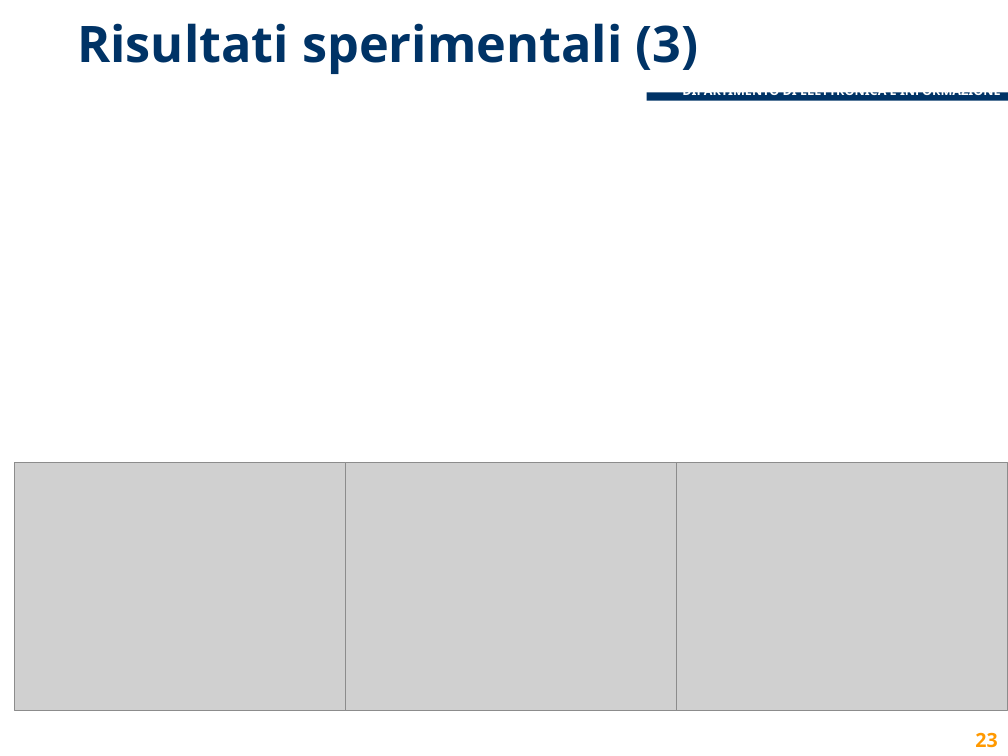
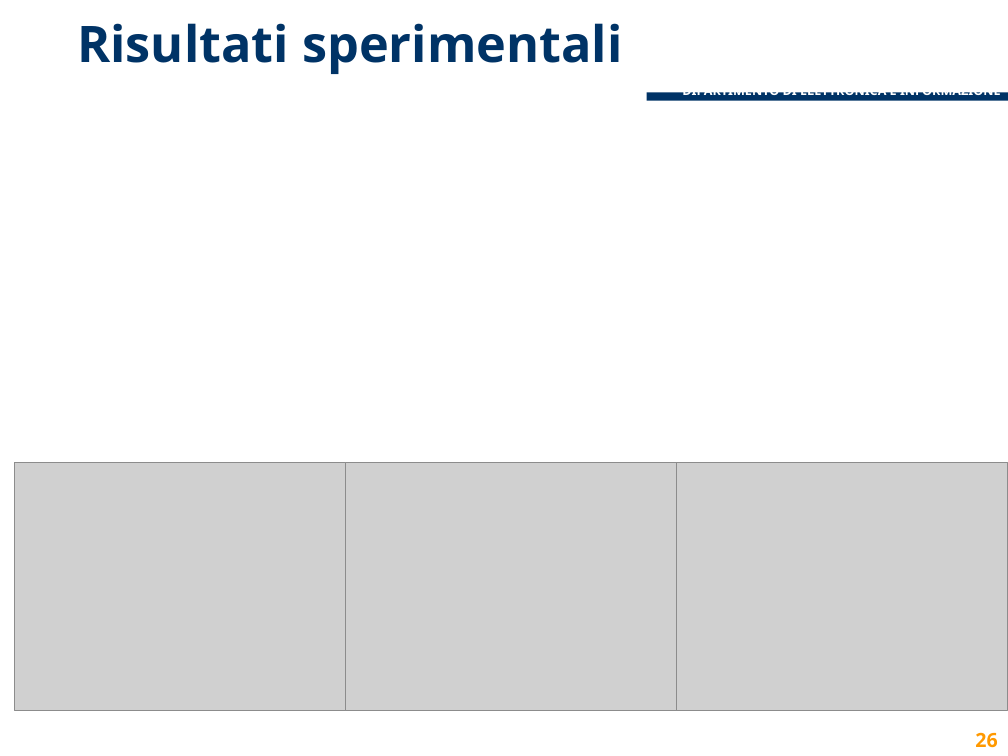
Before and after one commit to lcavagnispolimi/thesis_latex, a slide deck: slide 26 of presentazione_discussione.pptx (slide 23 before the commit). Drawn at 1008x756 pixels with LibreOffice and Linux fonts; fonts in the diff are those of the drawing; grey boxes stand for pictures; background and template pictures are left out. Boxes give left, top, right and bottom in pixels: in the first picture for what was removed or moved away, otherwise in the second. Text is boxed around its words. In the diff, an @@ line names an element or a change of style, - is before the commit and + after.

```diff
--- a/presentazione_discussione.pptx
+++ b/presentazione_discussione.pptx
@@ title at (77, 23, 622, 74): text changed @@
-Risultati sperimentali (3)
+Risultati sperimentali
@@ page number at (975, 732, 997, 748): text changed @@
-23
+26
```
Also in this commit, not shown: 6 other slides changed, 6 slides added, 3 slides removed.
